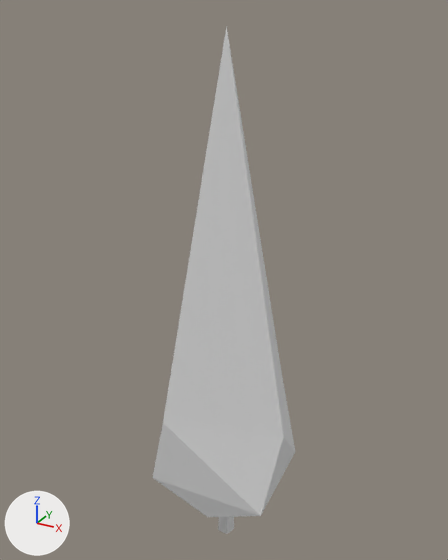
The glTF model public/models/tree-poplar.glb: old version first, new version second.
Both versions are drawn from a 50 mm lens placed at (3.69, -6.8, 7.82), pointed at (-0.14, 0.16, 4.34). Arrows for +X, +Y and +Z are at lower left; the lights stay in place. Where no turn or scale is listed for an object, it has been applied to the vertices.

The older version as bpy lines, for what is in view:
```python
me_tree_poplar = bpy.data.meshes.new('tree-poplar')
me_tree_poplar.from_pydata(...)  # 23 vertices, 35 faces; spans x -1.11..1.11, y -0.97..0.91, z 0.01..7.63
me_tree_poplar.materials.append(mat_lowpoly_colors)  # white #e7e7e7
ob_tree_poplar = bpy.data.objects.new('tree-poplar', me_tree_poplar)
ob_tree_poplar.location = (0.0, 0.0, 0.0)
```
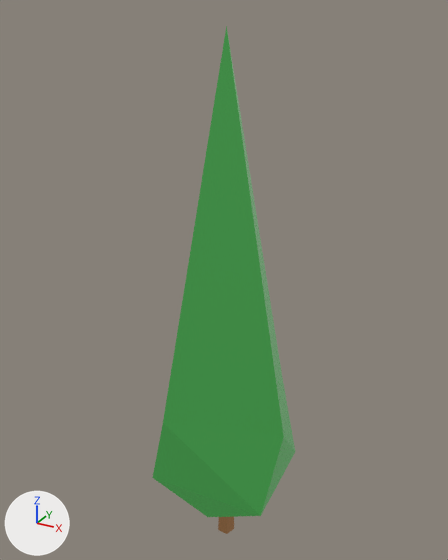
Boxes [x1, y1, x2, y2] around the edits, measured in the pictures (448 x 560 px):
'tree-poplar', recoloured (grey to green)
    both: [153, 26, 295, 534]

The change in detail:
Picture 'base' (img_base) is new.
Material 'LOWPOLY-COLORS.001' (mat_lowpoly_colors_001) is new.
Uses the picture img_base.
me_tree_poplar has 23 vertices, 35 faces and spans x -1.11..1.11, y -0.97..0.91, z 0.01..7.63.
me_tree_poplar no longer uses material mat_lowpoly_colors (white #e7e7e7).
me_tree_poplar now uses material mat_lowpoly_colors_001.
